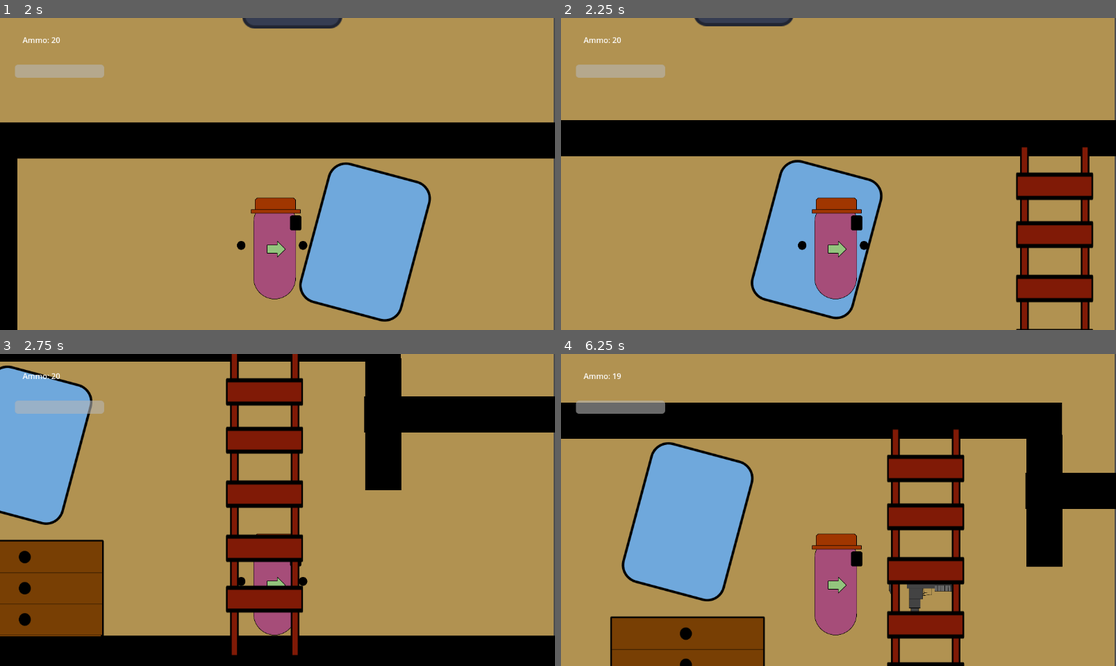
Above: before the commit, frames 1-4 (two rows, left to right).
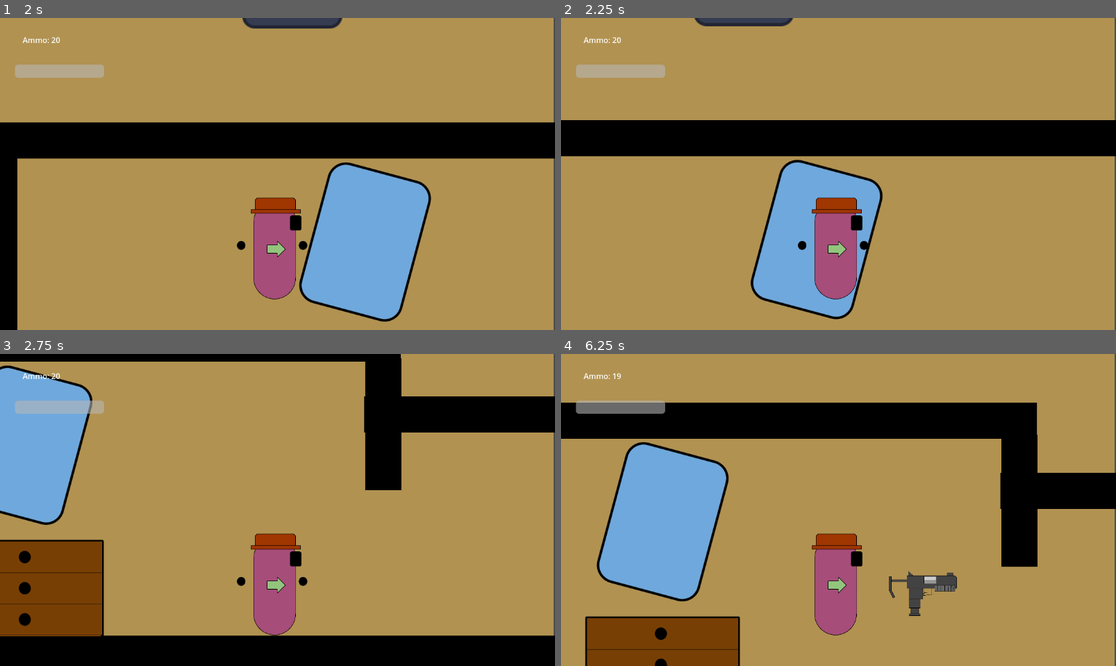
Above: after the commit, the same moments.

Repository: TrinityXon/No-Excuses-Nathan
Game: Godot game, scene res://Levels/UILevels/MainMenu.tscn
Same seed, same stepped clock (60 frames per second), same inputs: the game is played once before the commit and once after it. The engine's default icon, where the game draws it, is replaced by a stand-in: a white triangle on a blue panel in a dark square.
Inputs:
- Up to frame 1 (2 s): click "Play" at 0.5 s; tap Enter at 1.25 s; hold Right (Move_Right) from 1.28 s (still down); tap F (Pickup) at 1.35 s; tap W (Jump) at 1.52 s
- Up to frame 2 (2.25 s): keep holding Right (Move_Right); tap Ctrl (Shoot) at 2.1 s
- Up to frame 3 (2.75 s): keep holding Right (Move_Right); tap W (Jump) at 2.27 s
- Up to frame 4 (6.25 s): release Right (Move_Right) at 2.78 s; hold Left (MoveLeft) 2.78-3.53 s; tap C (crouch) at 2.85, 5.85 s; hold Right (Move_Right) 3.53-5.03 s; tap Tab (equip) at 3.6 s; tap W (Jump) at 3.77, 4.52, 5.27 s; tap F (Pickup) at 4.35 s; hold Left (MoveLeft) 5.03-5.78 s; tap Ctrl (Shoot) at 5.1 s; hold Right (Move_Right) from 5.78 s (still down)

Frame 1 is identical in both runs. In frame 2, 4.8% of the frame differs, in the area x 81-96%, y 41-100%; in frame 3, 7.8%; in frame 4, 17%, in the area x 4-91%, y 15-100%.

Commit message:
Crouching Complete

Diff:
--- a/Game_Objects/Player/Nathan_Main.gd
+++ b/Game_Objects/Player/Nathan_Main.gd
@@ -89,20 +89,17 @@
 
 	velocity.x = lerp(velocity.x, targetSpeed, accel * delta)
 
-	# Gravity Logic
-	if !is_on_floor() and gravityEnabled:
-		velocity.y += gravity * delta
-
 	if curStates == playerStates.armed:
 		if Input.is_action_pressed("Shoot"):
 			gun.shoot()
 
 	if canClimb:
-		if gravityEnabled:
-			gravityEnabled = false
-		velocity.y = lerp(velocity.y, targetSpeedY, accel * delta)
-	elif not canClimb:
-		gravityEnabled = true
+	# CLIMB MODE
+		velocity.y = lerp(velocity.y,targetSpeedY,accel * delta)
+	else:
+	# NORMAL MODE
+		if not is_on_floor():
+			velocity.y += gravity * delta
 
 	flip_player()
 	move_and_slide()
--- a/Levels/The_Marston_Estate/Floor_1/floor_1.tscn
+++ b/Levels/The_Marston_Estate/Floor_1/floor_1.tscn
@@ -495,5 +495,5 @@
 level = "res://Levels/UILevels/MainMenu.tscn"
 
 [node name="Ladder" parent="." instance=ExtResource("26_hc5gc")]
-position = Vector2(-2417, 583)
-scale = Vector2(2.58155, 6.26155)
+position = Vector2(3908, 466)
+scale = Vector2(1.50155, 3.64201)
